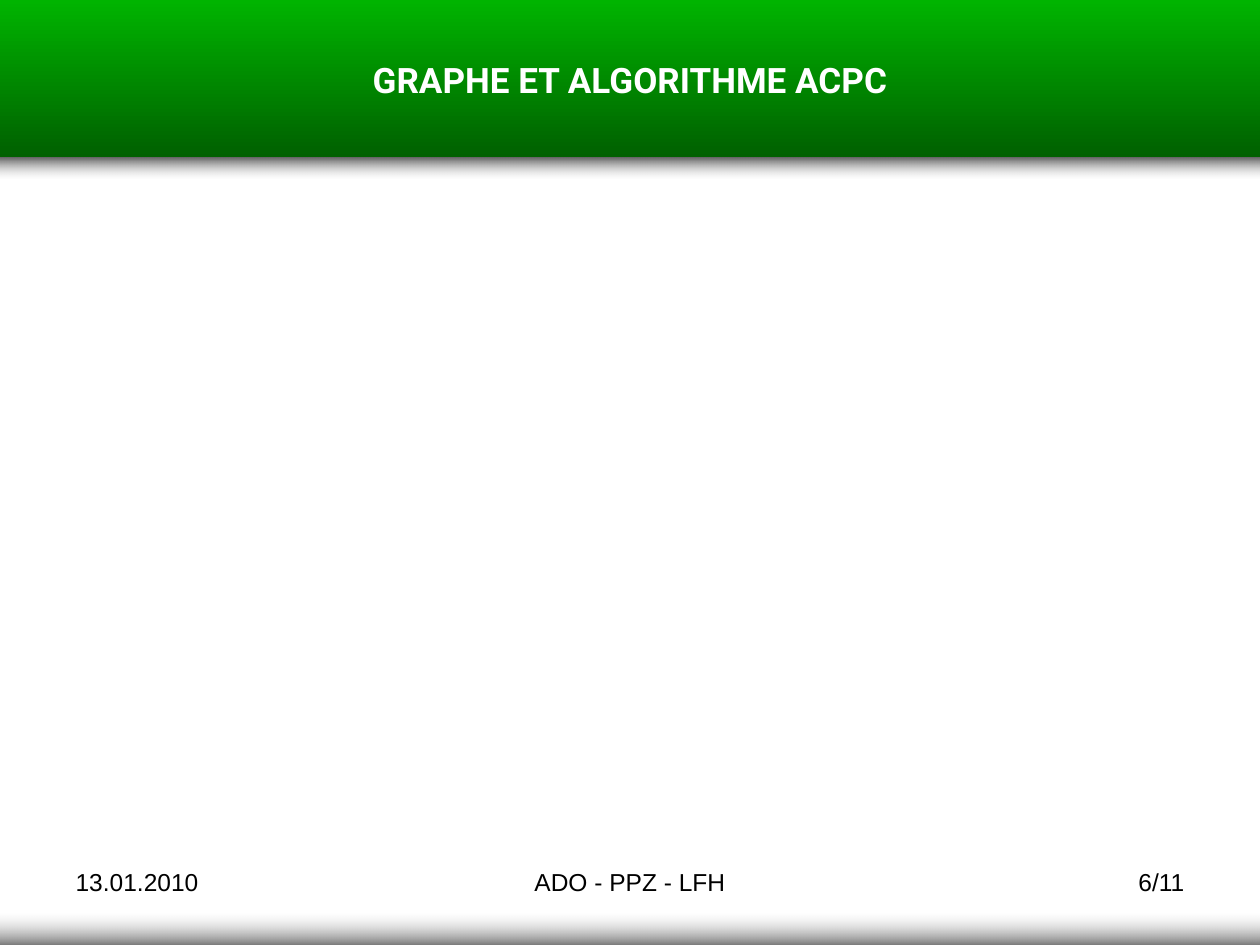
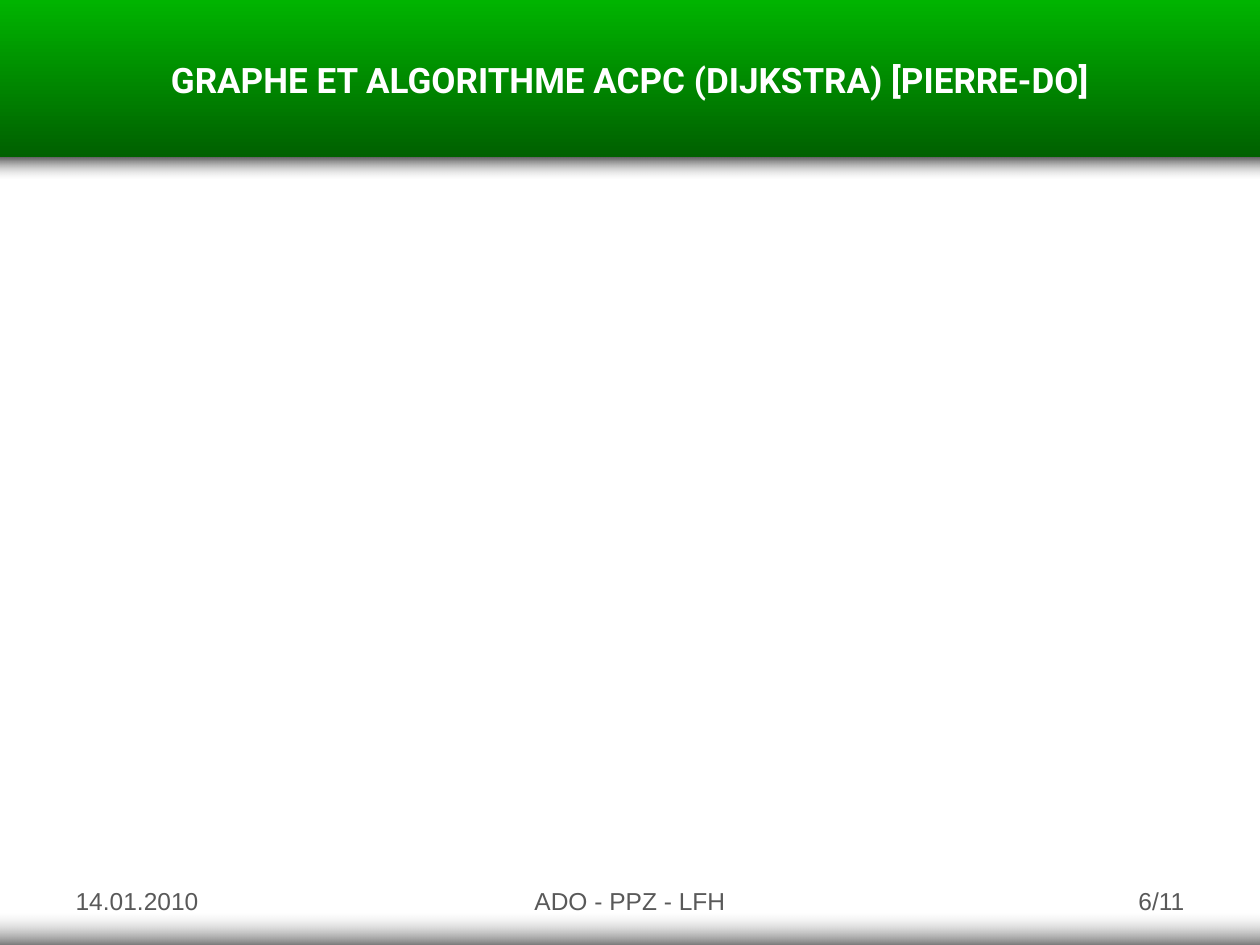
Before and after one commit to goupildb/asd-tower-defense, a slide deck: slide 6 of documents/presentation.pptx. Drawn at 1260x945 pixels with LibreOffice and Linux fonts; fonts in the diff are those of the drawing. Boxes give left, top, right and bottom in pixels: in the first picture for what was removed or moved away, otherwise in the second. Text is boxed around its words. In the diff, an @@ line names an element or a change of style, - is before the commit and + after.

```diff
--- a/documents/presentation.pptx
+++ b/documents/presentation.pptx
@@ text at (x1=171, y1=64, x2=1088, y2=101): text changed @@
-GRAPHE ET ALGORITHME ACPC
+GRAPHE ET ALGORITHME ACPC (DIJKSTRA) [PIERRE-DO]
@@ text at (x1=76, y1=893, x2=199, y2=910): text changed; text colour #000000 to #595959 @@
-13.01.2010
+14.01.2010
@@ text "ADO - PPZ - LFH" moved from (x1=534, y1=874, x2=725, y2=892) to (x1=534, y1=893, x2=725, y2=910) @@
@@ text "ADO - PPZ - LFH" at (x1=534, y1=893, x2=725, y2=910): text colour #000000 to #595959 @@
@@ page number moved from (x1=1138, y1=873, x2=1184, y2=892) to (x1=1138, y1=892, x2=1184, y2=911) @@
@@ page number at (x1=1138, y1=892, x2=1184, y2=911): text colour #000000 to #595959 @@
```
Also in this commit, not shown: 11 other slides changed.
